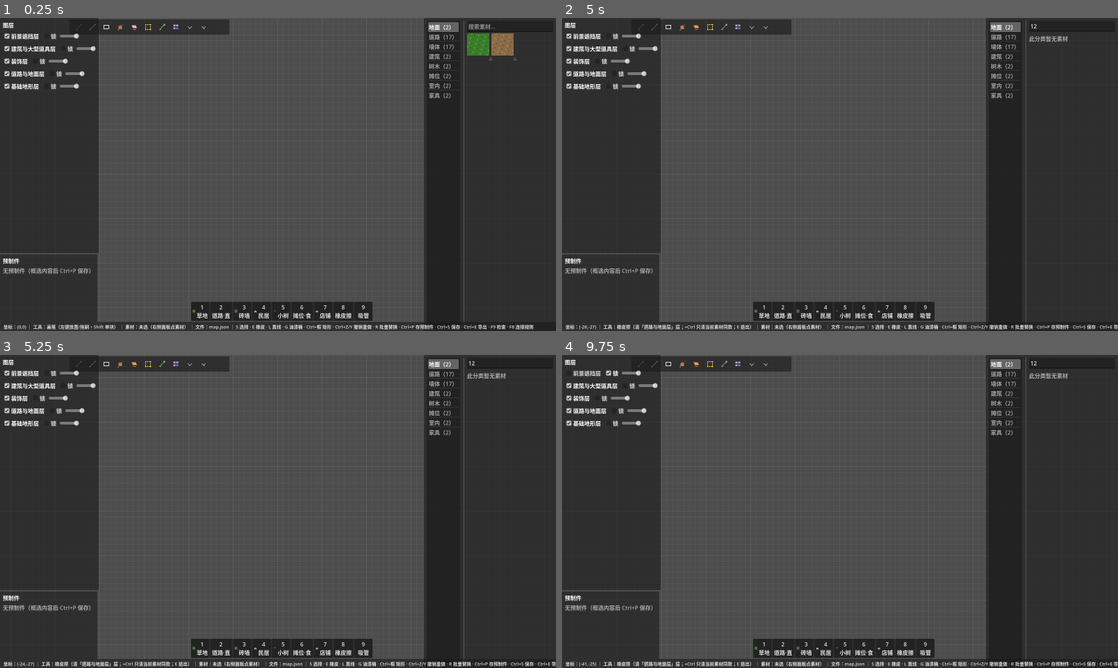
Above: before the commit, frames 1-4 (two rows, left to right).
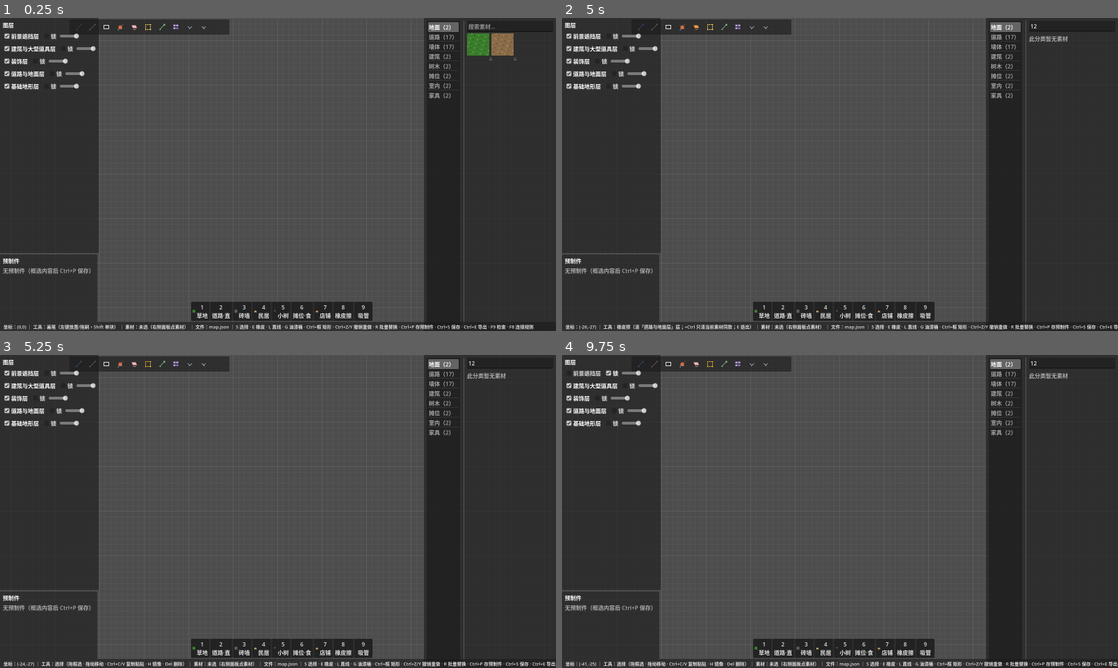
Above: after the commit, the same moments.

Repository: Xeehho/tilemason
Game: Godot game, scene res://scenes/main.tscn
Same seed, same stepped clock (60 frames per second), same inputs: the game is played once before the commit and once after it.
Inputs (mouse positions are in pixels of both pictures, inside the frame that each line leads up to):
- Up to frame 1 (0.25 s): no input
- Up to frame 2 (5 s): click (1073, 27) at 0.52 s; type "12" at 0.6 s; click (639, 27) at 1.27 s; click (656, 27) at 2.02 s; click (667, 27) at 2.77 s; click (684, 27) at 3.52 s; click (695, 27) at 4.27 s
- Up to frame 3 (5.25 s): click (150, 364) at 5.02 s
- Up to frame 4 (9.75 s): click (723, 364) at 5.77 s; click (739, 364) at 6.52 s; click (751, 364) at 7.27 s; click (767, 364) at 8.02 s; click "前景遮挡层" at 8.75 s; click "锁" at 9.5 s

Frames 1-2 are identical in both runs. In frame 3, 0.9% of the frame differs, in the area x 9-100%, y 2-100%; in frame 4, 0.9%.

Commit message:
fix: 工具模式互斥——修复选直线/选择后橡皮不生效（用户反馈 #5）
- 根因：_unhandled_input 按模式标志分发（直线→选择→橡皮优先级），
  顶部工具栏选中直线/选择后按 E 进橡皮，两模式同时激活，左键仍被
  直线/选择分支吃掉——用户实测反馈
- 修复：新增 _deactivate_other_tools()，四个模式开关的「进入」分支
  先退出其余模式（工具唯一激活，与工具栏高亮语义一致）
- 新增 probes/tool_mutex_probe.gd：实例化 main 断言互斥链
  （L→E 退直线、E→S 退橡皮、S→G 退选择、L 双击退出）
- 验证：check-only 通过、互斥探针 5/5、冒烟通过

Co-authored-by: GLM <noreply@z.ai>

Diff:
--- /dev/null
+++ b/probes/tool_mutex_probe.gd
@@ -0,0 +1,31 @@
+extends SceneTree
+## [TileMason] 工具模式互斥探针（用户反馈 #5：选直线后橡皮不生效）
+var _pass := 0
+var _fail := 0
+
+func _init() -> void:
+	print("[TileMason] 模式互斥探针开始")
+	var main: Node2D = load("res://src/main.gd").new()
+	var lib := AssetLibrary.new()
+	lib.scan(AssetLibrary.default_roots())
+	main._library = lib
+	main._selected_asset_id = "demo/tiles/road_h.png"
+	main._toggle_line_mode()
+	_check(main._line_mode, "进入直线模式")
+	main._toggle_eraser()
+	_check(main._eraser_mode and not main._line_mode, "E 进橡皮时直线自动退出（反馈 #5 场景）")
+	main._toggle_select_mode()
+	_check(main._select_mode and not main._eraser_mode, "S 进选择时橡皮自动退出")
+	main._toggle_bucket_mode()
+	_check(main._bucket_mode and not main._select_mode, "G 进油漆桶时选择自动退出")
+	main._toggle_bucket_mode()
+	main._toggle_line_mode()
+	main._toggle_line_mode()
+	_check(not main._line_mode, "L 双击退出直线")
+	main.free()
+	print("[TileMason] 探针结束：通过 %d / 失败 %d" % [_pass, _fail])
+	quit(0 if _fail == 0 else 1)
+
+func _check(cond: bool, name: String) -> void:
+	if cond: _pass += 1; print("[TileMason] PASS %s" % name)
+	else: _fail += 1; print("[TileMason] FAIL %s" % name)
--- a/src/main.gd
+++ b/src/main.gd
@@ -471,6 +471,7 @@
 	if _select_mode:
 		_exit_select_mode()
 		return
+	_deactivate_other_tools()
 	_select_mode = true
 	print("[TileMason] 选择模式：拖框选物件，拖动选中物件移动，Esc/S 退出")
 	refresh_status()
@@ -744,6 +745,7 @@
 	if _selected_asset_id.is_empty() or not AssetLibrary.TILE_CATEGORIES.has(str(_library.get_asset(_selected_asset_id).get("category", ""))):
 		print("[TileMason] 直线工具需要先选中规则方块类素材")
 		return
+	_deactivate_other_tools()
 	_line_mode = true
 	_line_armed = false
 	print("[TileMason] 直线工具：点起点，再点终点画线（L/Esc 退出）")
@@ -1129,8 +1131,22 @@
 				return
 			_panel.select_asset(asset_id) # 走面板选中链路（信号回写选中+状态栏）
 
+## 工具模式互斥：开启任一模式前退出其余模式（用户实测：选顶部直线/选择后
+## 按 E 进橡皮，左键仍被直线/选择分支吃掉——_unhandled_input 按标志分发，多开必抢输入）
+func _deactivate_other_tools() -> void:
+	if _line_mode:
+		_exit_line_mode()
+	if _select_mode:
+		_exit_select_mode()
+	if _bucket_mode:
+		_toggle_bucket_mode()
+	if _eraser_mode:
+		_toggle_eraser()
+
 ## 油漆桶（design.md §2.2 油漆桶填充）：连通同素材区域整体替换，整段单命令
 func _toggle_bucket_mode() -> void:
+	if not _bucket_mode:
+		_deactivate_other_tools()
 	_bucket_mode = not _bucket_mode
 	print("[TileMason] 油漆桶模式：%s" % ("开（左键点击填充连通区域）" if _bucket_mode else "关"))
 	refresh_status()
@@ -1187,6 +1203,8 @@
 	_commands.push(cmd_name, do_cmd, undo_cmd)
 
 func _toggle_eraser() -> void:
+	if not _eraser_mode:
+		_deactivate_other_tools()
 	_eraser_mode = not _eraser_mode
 	print("[TileMason] 橡皮擦模式：%s" % ("开（左键/右键/拖动清除当前层，E 关闭）" if _eraser_mode else "关"))
 	refresh_status()
